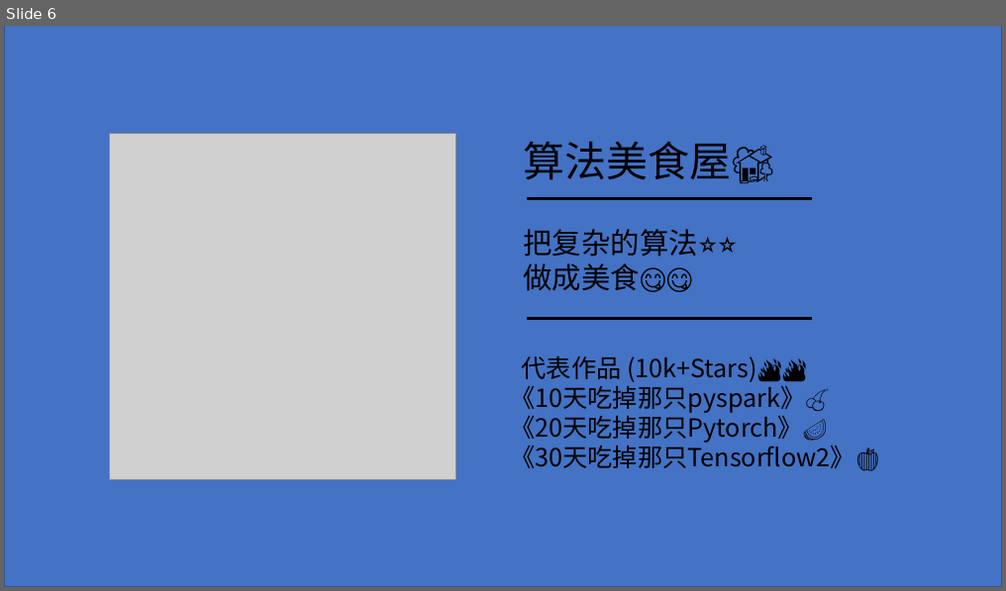
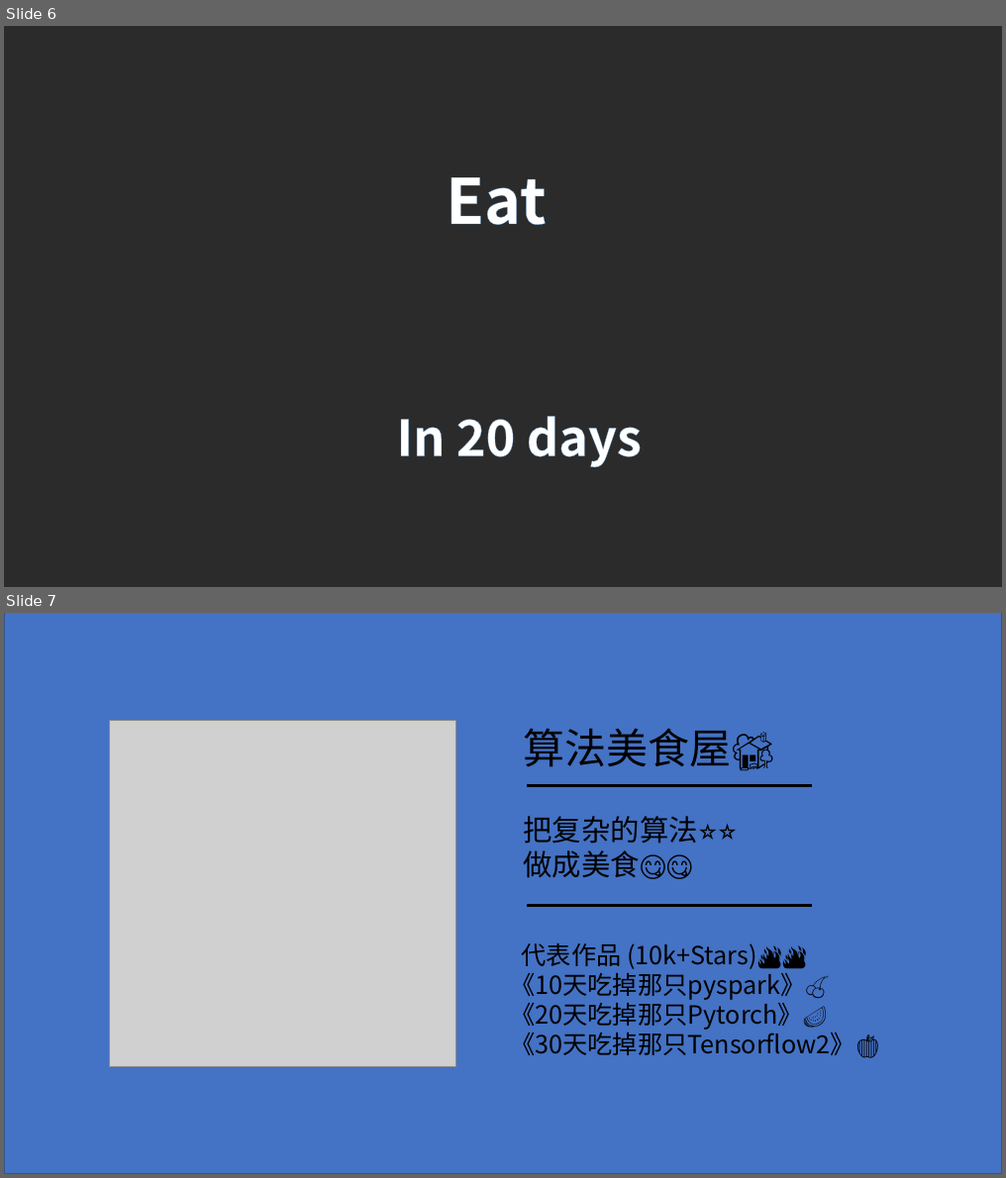
Before and after one commit to lyhue1991/PythonAiRoad, a slide deck: data/公众号海报设计.pptx. Shown one above the other, each under a label of ours: slide 6 before the commit, slides 6 and 7 after it. The pictures are 1006x591 and 1006x1178 pixels, drawn with LibreOffice and Linux fonts; fonts in the diff are those of the drawing; grey boxes stand for pictures; background and template pictures are left out; a plain dark background stands for a picture behind light text. Boxes give left, top, right and bottom in pixels: in the first picture for what was removed or moved away, otherwise in the second. Text is boxed around its words. In the diff, an @@ line names an element or a change of style, - is before the commit and + after.

```diff
--- a/data/公众号海报设计.pptx
+++ b/data/公众号海报设计.pptx
@@ slide 6 added at [4,26,1002,587], background picture (left out) @@
@@ text added at [446,177,546,225], 60 pt, text #FFFFFF, bold @@
+Eat
@@ text added at [397,416,642,468], 48 pt, text #FFFFFF, bold @@
+In 20 days
@@ what was slide 6 is now slide 7 @@
```
Also in this commit, not shown: 4 other files.
